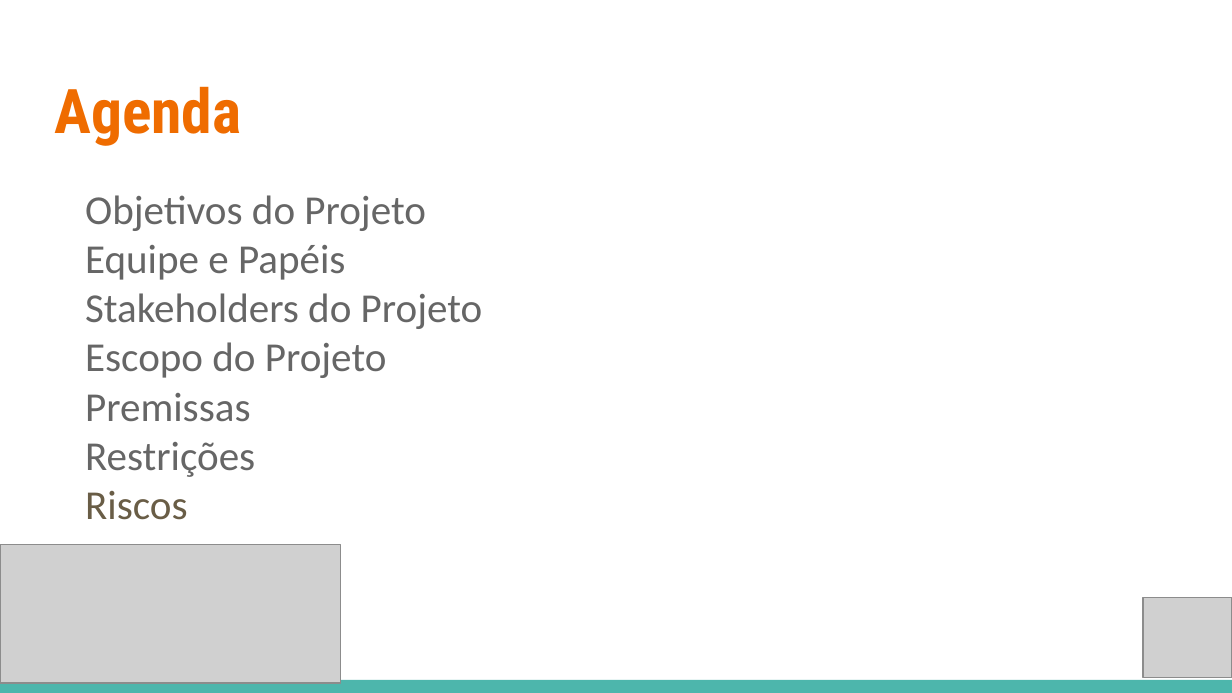
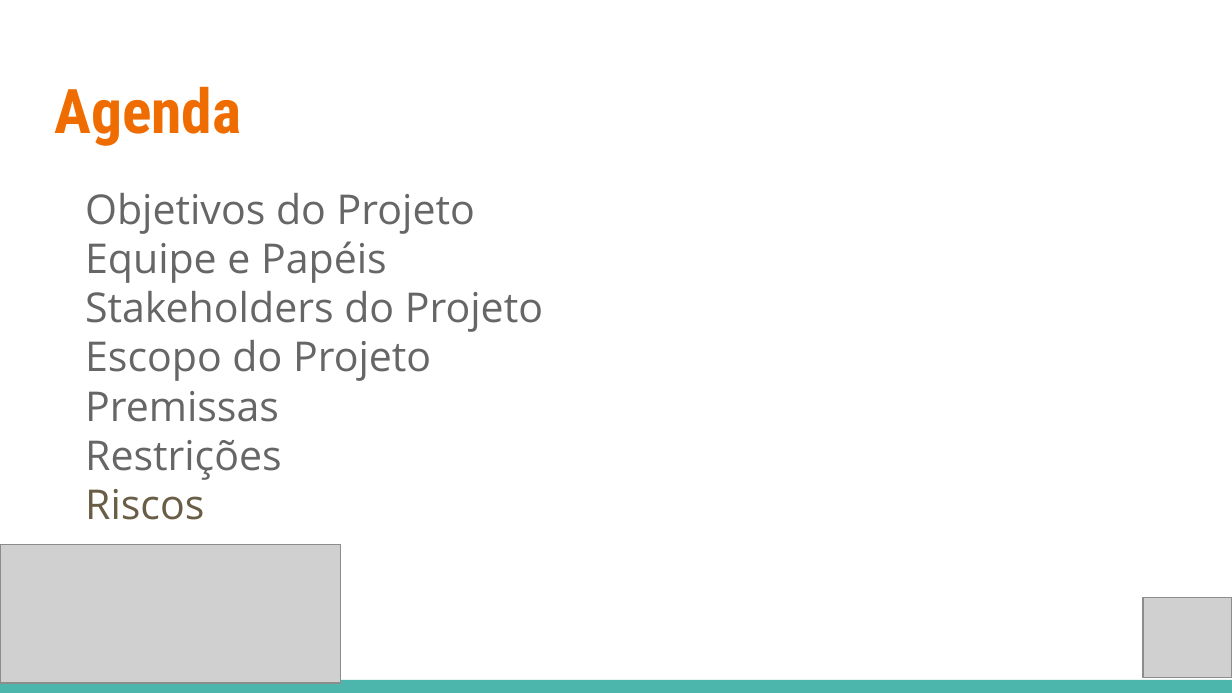
Before and after one commit to deividazevedo2/Projeto-SISAP, a slide deck: slide 2 of SISAP/000-GERENCIA_DE_PROJETO/PPJ-PLANO_DE_PROJETO - SISAP.pptx. Drawn at 1232x693 pixels with LibreOffice and Linux fonts; fonts in the diff are those of the drawing; grey boxes stand for pictures. Boxes give left, top, right and bottom in pixels: in the first picture for what was removed or moved away, otherwise in the second. Text is boxed around its words. In the diff, an @@ line names an element or a change of style, - is before the commit and + after.

Commit message:
Atualizacao do Plano de Projeto

```diff
--- a/SISAP/000-GERENCIA_DE_PROJETO/PPJ-PLANO_DE_PROJETO - SISAP.pptx
+++ b/SISAP/000-GERENCIA_DE_PROJETO/PPJ-PLANO_DE_PROJETO - SISAP.pptx
@@ text "Objetivos do Projeto" at bbox=[85, 193, 543, 520]: font Calibri to Open Sans @@
```
Also in this commit, not shown: 7 other slides changed.
